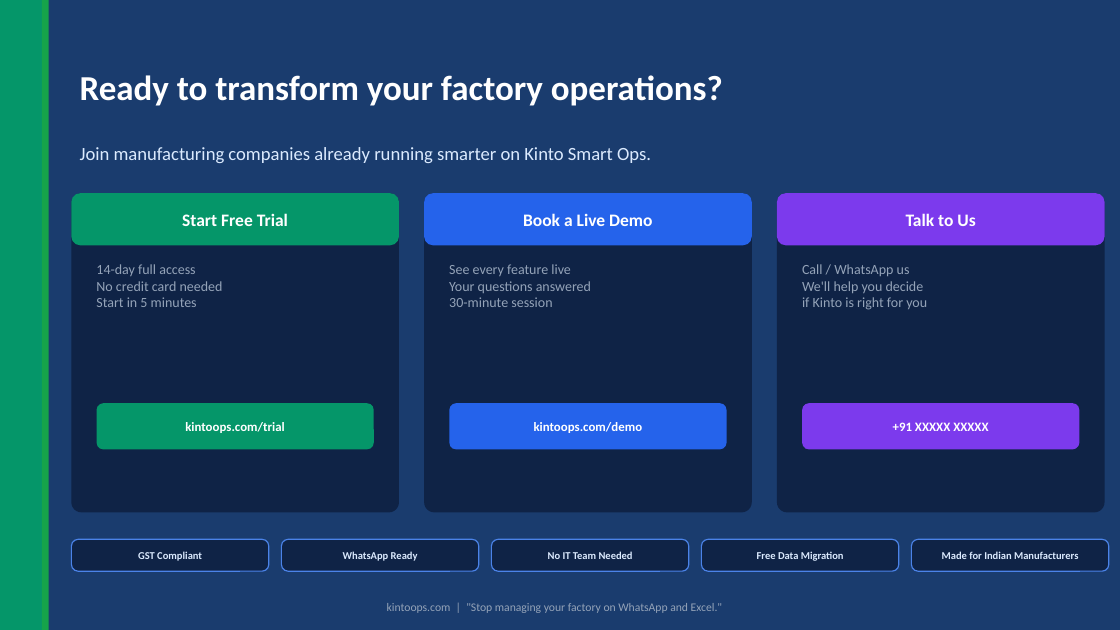
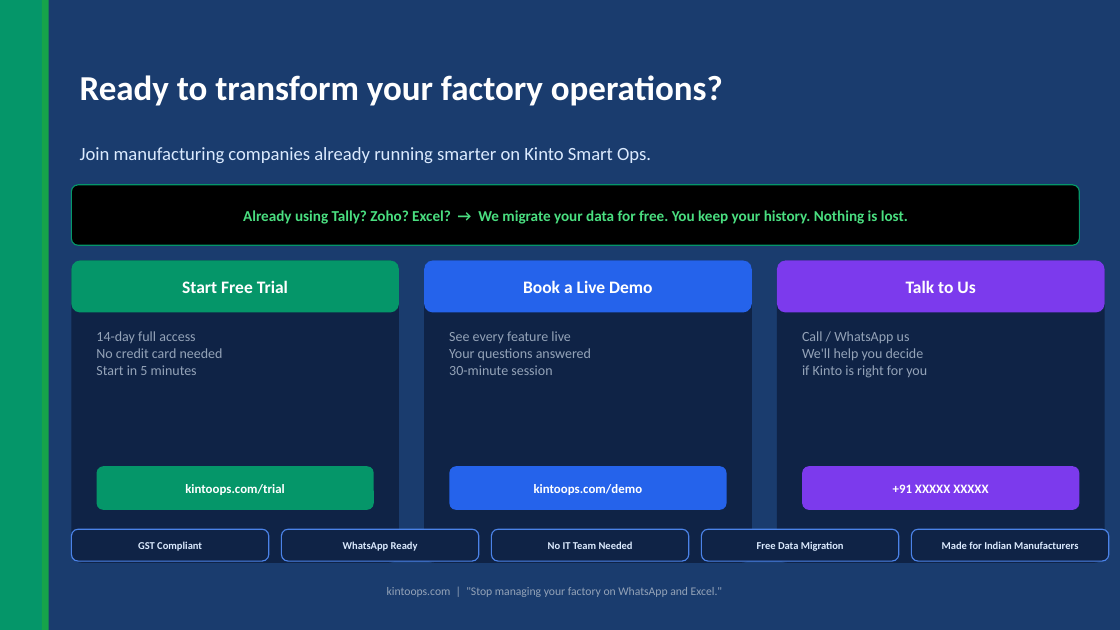
Before and after one commit to prasanth198307/kinto-qa-system, a slide deck: slide 12 of Kinto_Customer_Presentation.pptx. Drawn at 1120x630 pixels with LibreOffice and Linux fonts; fonts in the diff are those of the drawing. Boxes give left, top, right and bottom in pixels: in the first picture for what was removed or moved away, otherwise in the second. Text is boxed around its words. In the diff, an @@ line names an element or a change of style, - is before the commit and + after.

```diff
--- a/Kinto_Customer_Presentation.pptx
+++ b/Kinto_Customer_Presentation.pptx
@@ rounded rectangle added at (x1=71, y1=185, x2=1080, y2=245), fill #000000, outline #059669 1 pt @@
@@ text added at (x1=243, y1=210, x2=908, y2=224), 13 pt, text #4ADE80, bold @@
+Already using Tally? Zoho? Excel? → We migrate your data for free. You keep your history. Nothing is lost.
@@ rounded rectangle resized from (x1=71, y1=193, x2=399, y2=513) to (x1=71, y1=260, x2=399, y2=563) @@
@@ rounded rectangle resized from (x1=424, y1=193, x2=752, y2=513) to (x1=424, y1=260, x2=752, y2=563) @@
@@ 6 texts, 6 rounded rectangles moved together from (x1=71, y1=193, x2=1105, y2=450) to (x1=71, y1=260, x2=1105, y2=510) @@
@@ rounded rectangle resized from (x1=777, y1=193, x2=1105, y2=513) to (x1=777, y1=260, x2=1105, y2=563) @@
@@ text "14-day full access" moved from (x1=96, y1=264, x2=223, y2=307) to (x1=96, y1=331, x2=223, y2=375) @@
@@ text "See every feature live" moved from (x1=449, y1=264, x2=591, y2=307) to (x1=449, y1=331, x2=591, y2=375) @@
@@ text "Call / WhatsApp us" moved from (x1=802, y1=264, x2=927, y2=310) to (x1=802, y1=331, x2=927, y2=378) @@
@@ proportions changed in 6 elements at (x1=424, y1=260, x2=752, y2=563), (x1=777, y1=260, x2=1105, y2=563), (x1=71, y1=260, x2=399, y2=563), (x1=97, y1=466, x2=374, y2=510), (x1=450, y1=466, x2=727, y2=510), (x1=802, y1=466, x2=1080, y2=510) @@
@@ 4 rounded rectangles moved together from (x1=281, y1=539, x2=1109, y2=571) to (x1=71, y1=529, x2=899, y2=561) @@
@@ 5 texts moved together from (x1=138, y1=551, x2=1078, y2=561) to (x1=138, y1=541, x2=1078, y2=551) @@
@@ rounded rectangle moved from (x1=71, y1=539, x2=269, y2=571) to (x1=912, y1=529, x2=1109, y2=561) @@
@@ text "kintoops.com | "Stop managing your ..." moved from (x1=387, y1=603, x2=722, y2=613) to (x1=387, y1=587, x2=722, y2=597) @@
```
Also in this commit, not shown: 9 other slides changed, 2 slides added, 2 slides removed, 1 other file.
